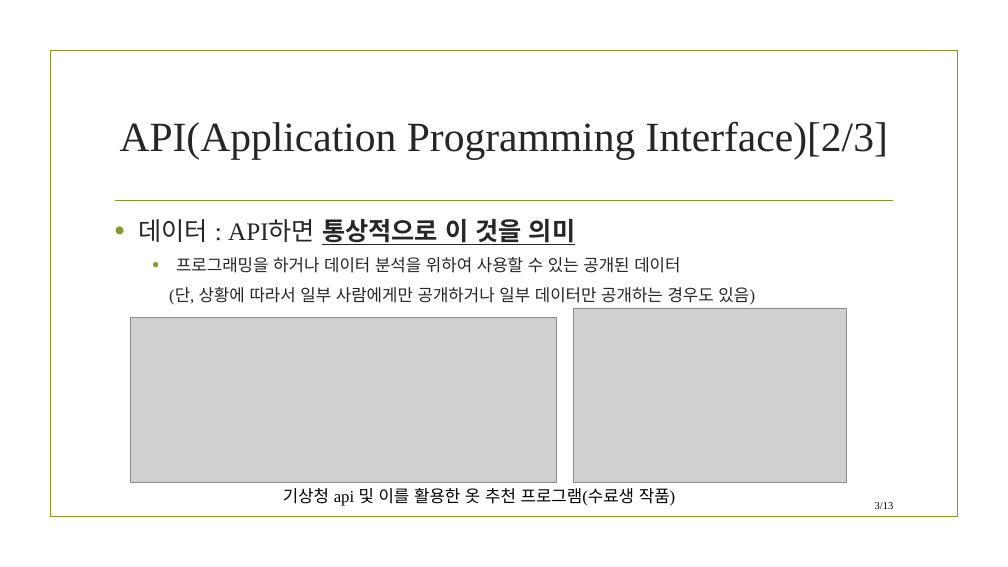
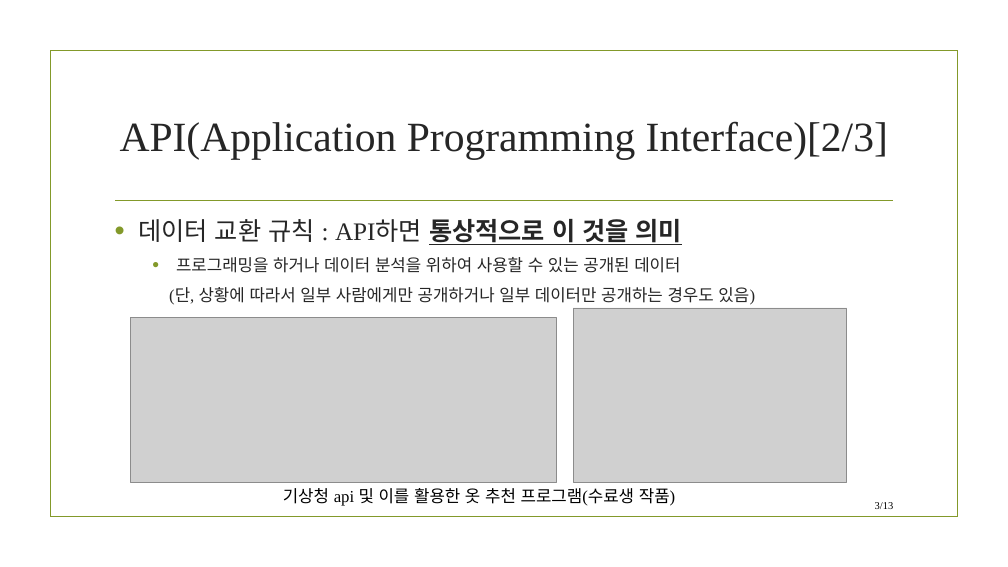
Before and after one commit to DongJoonLeeDJ/20230206_AI_9, a slide deck: slide 6 of 응용애플리케이션구축/API란 무엇인가.pptx (slide 4 before the commit). Drawn at 1008x567 pixels with LibreOffice and Linux fonts; fonts in the diff are those of the drawing; grey boxes stand for pictures; background and template pictures are left out. Boxes give left, top, right and bottom in pixels: in the first picture for what was removed or moved away, otherwise in the second. Text is boxed around its words. In the diff, an @@ line names an element or a change of style, - is before the commit and + after.

```diff
--- a/응용애플리케이션구축/API란 무엇인가.pptx
+++ b/응용애플리케이션구축/API란 무엇인가.pptx
@@ text at (x1=138, y1=219, x2=682, y2=245): text changed; bold off @@
-• 데이터 : API하면 통상적으로 이 것을 의미
+• 데이터 교환 규칙 : API하면 통상적으로 이 것을 의미
```
Also in this commit, not shown: 4 other slides changed.
